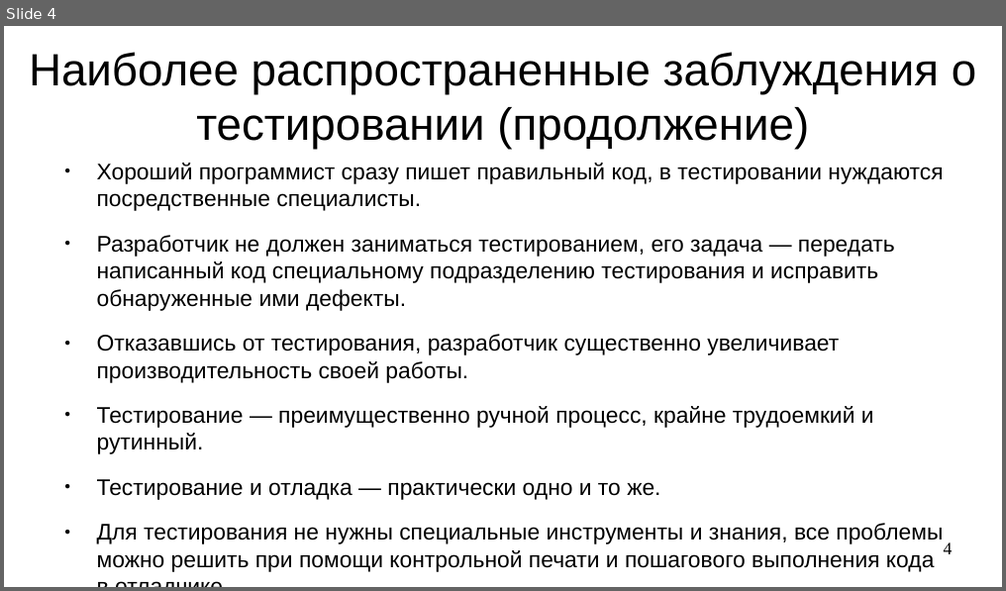
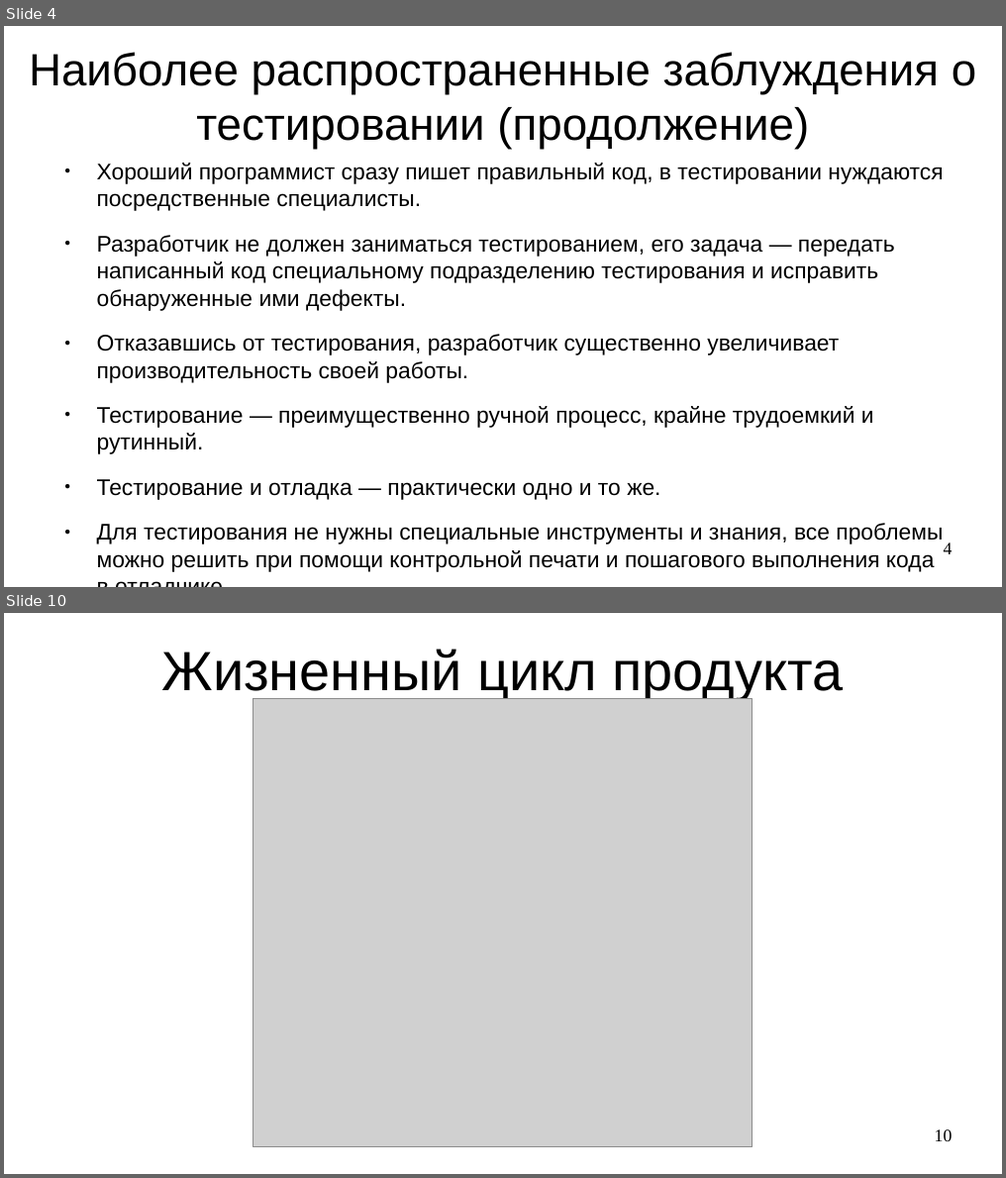
Before and after one commit to steelcraft/stud-lab, a slide deck: Лекции/CAUTTDD01#L1.odp. Shown one above the other, each under a label of ours: slide 4 before the commit, slides 4 and 10 after it; the slides between them are not shown. The pictures are 1006x591 and 1006x1178 pixels, drawn with LibreOffice and Linux fonts; fonts in the diff are those of the drawing; grey boxes stand for pictures. Boxes give left, top, right and bottom in pixels: in the first picture for what was removed or moved away, otherwise in the second. Text is boxed around its words. In the diff, an @@ line names an element or a change of style, - is before the commit and + after.

```diff
--- a/Лекции/CAUTTDD01#L1.odp
+++ b/Лекции/CAUTTDD01#L1.odp
@@ slide 10 added at [4, 613, 1002, 1174], background #FFFFFF @@
@@ title added at [162, 649, 843, 700], 44 pt, text #000000 @@
+Жизненный цикл продукта
@@ picture added at [253, 698, 752, 1148] @@
@@ page number added at [935, 1130, 952, 1142], 14 pt, text #000000 @@
+10
```
Also in this commit, not shown: 2 slides changed, 6 other slides added, 2 slides removed.
